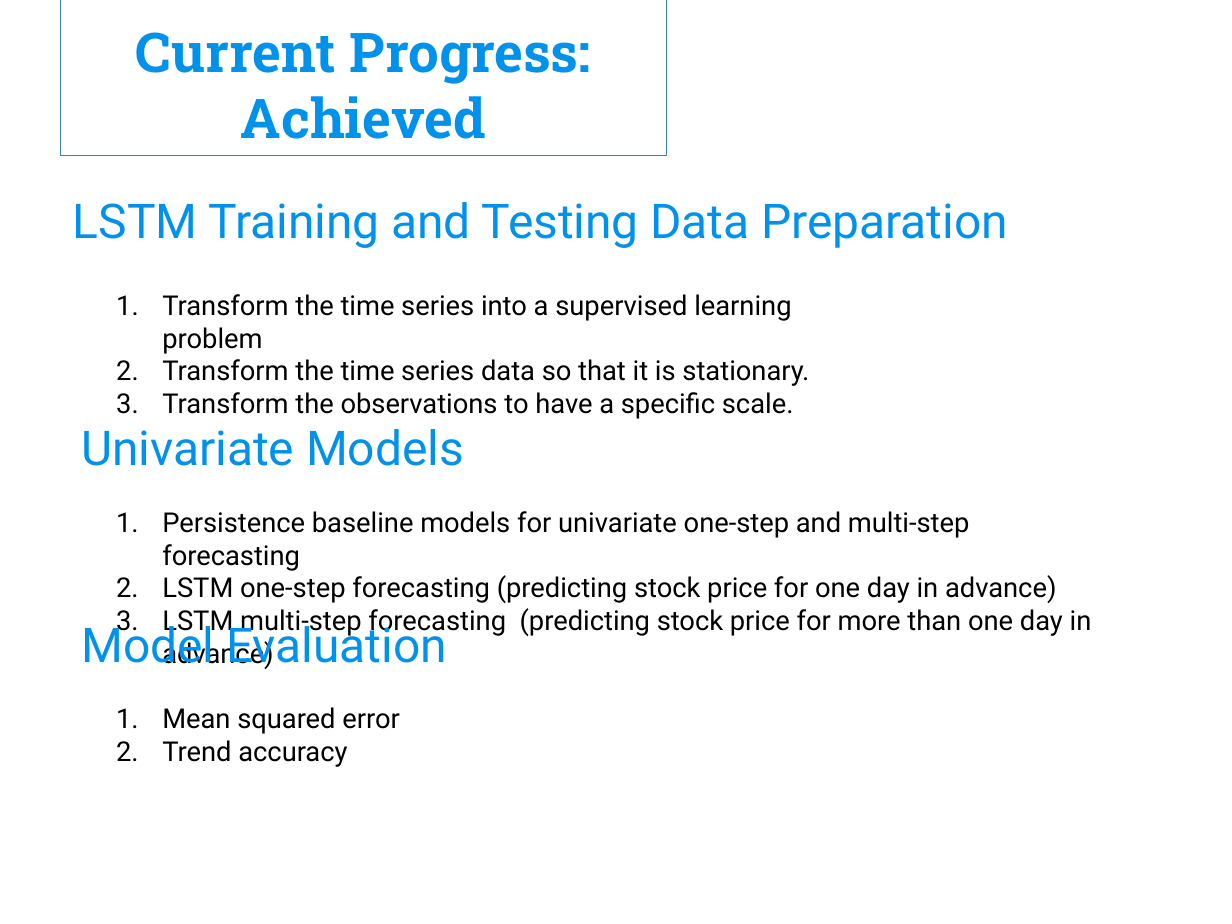
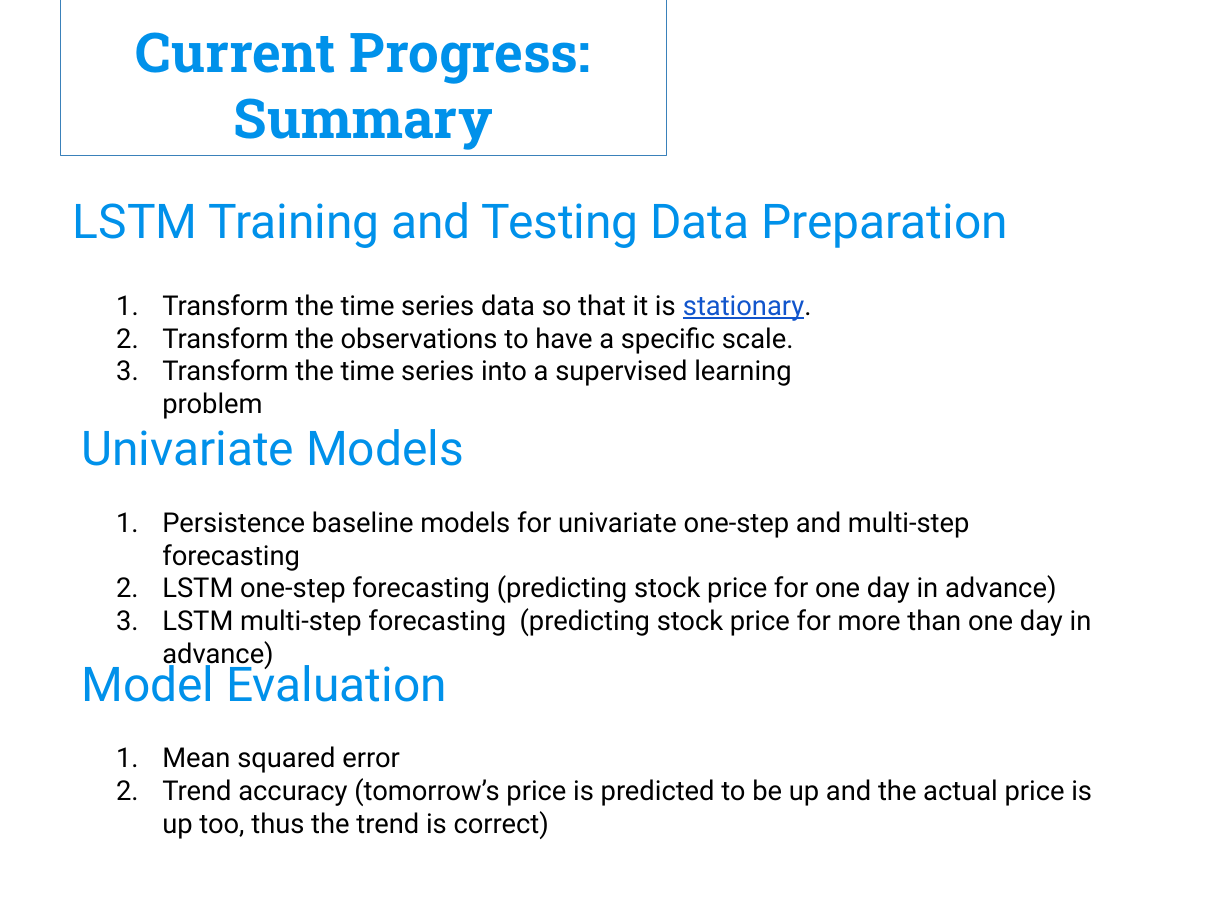
Before and after one commit to FinnZC/Stock-AI, a slide deck: slide 3 of Other/Hons Meeting 3 Presentation.pptx (slide 4 before the commit). Drawn at 1232x924 pixels with LibreOffice and Linux fonts; fonts in the diff are those of the drawing; background and template pictures are left out. Boxes give left, top, right and bottom in pixels: in the first picture for what was removed or moved away, otherwise in the second. Text is boxed around its words. In the diff, an @@ line names an element or a change of style, - is before the commit and + after.

```diff
--- a/Other/Hons Meeting 3 Presentation.pptx
+++ b/Other/Hons Meeting 3 Presentation.pptx
@@ text in rectangle at [136, 32, 591, 150]: text changed @@
-Current Progress: Achieved
+Current Progress: Summary
@@ text at [162, 294, 791, 354]: paragraph removed @@
-1. Transform the time series into a supervised learning problem
@@ text at [162, 294, 812, 321]: text colour #000000 to #1155CC, underline on in "stationary." @@
@@ text at [162, 359, 791, 419]: paragraph added @@
+3. Transform the time series into a supervised learning problem
@@ text "Model Evaluation" rewrapped from [81, 618, 447, 669] to [81, 657, 447, 702] @@
@@ text "Mean squared error": place and size @@
-text "Mean squared error" at [162, 707, 400, 767]
+text "Mean squared error" at [162, 746, 1092, 839]
@@ text at [162, 778, 1092, 839]: text changed @@
-2. Trend accuracy
+2. Trend accuracy (tomorrow’s price is predicted to be up and the actual price is up too, thus the trend is correct)
```
Also in this commit, not shown: 2 other slides changed, 5 slides added, 1 slide removed, 4 other files.
